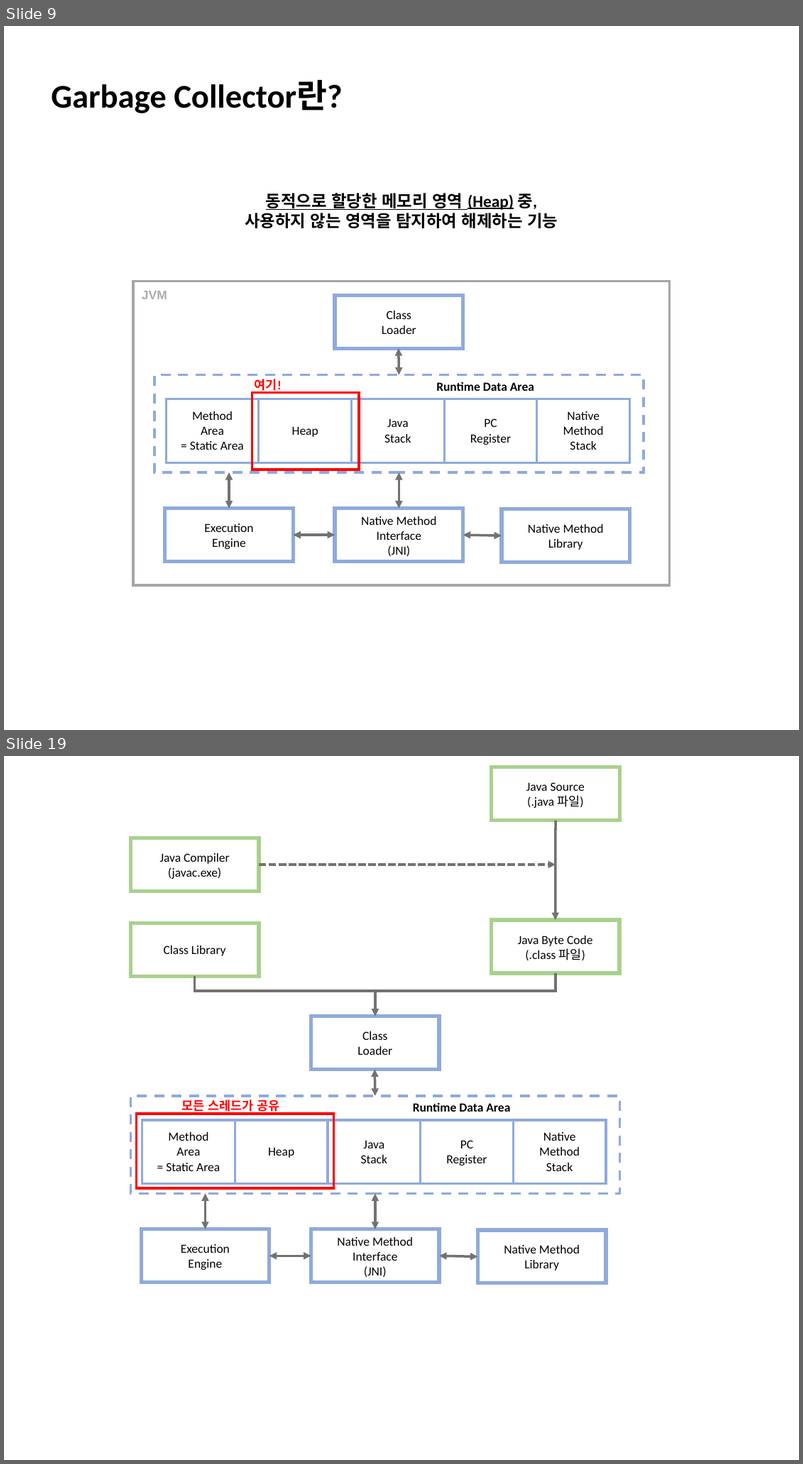
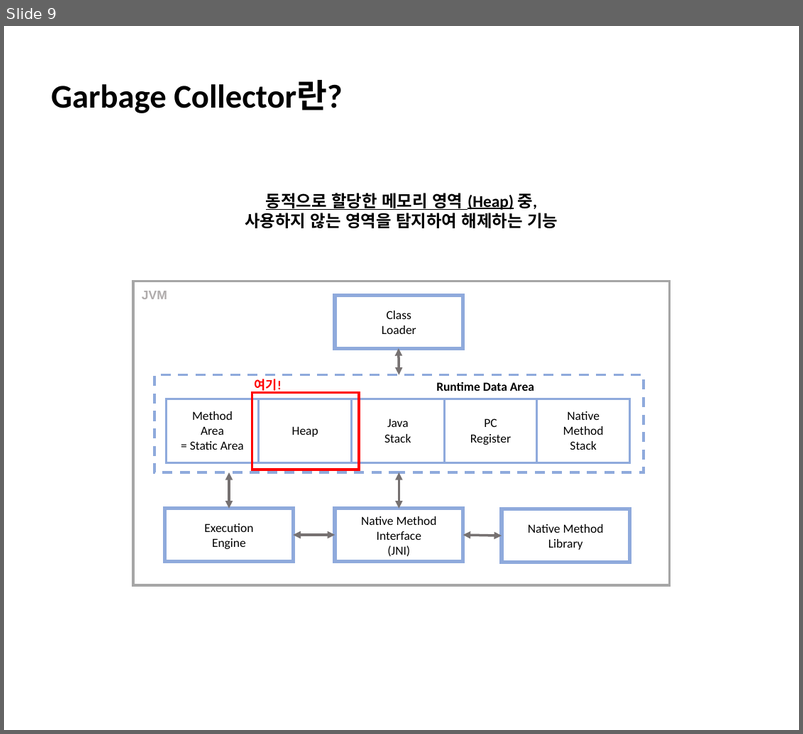
Before and after one commit to ChoSooMin/CS-Study, a slide deck: Java/Day 2_Garbage Collector.pptx. Shown one above the other, each under a label of ours: slides 9 and 19 before the commit, slide 9 after it; the slides between them are not shown. The pictures are 803x1464 and 803x734 pixels, drawn with LibreOffice and Linux fonts; fonts in the diff are those of the drawing. Boxes give left, top, right and bottom in pixels: in the first picture for what was removed or moved away, otherwise in the second. Text is boxed around its words. In the diff, an @@ line names an element or a change of style, - is before the commit and + after.

Commit message:
[Java] Garbage Collector

```diff
--- a/Java/Day 2_Garbage Collector.pptx
+++ b/Java/Day 2_Garbage Collector.pptx
@@ slide 19 removed at (4, 756, 799, 1460), background #FFFFFF @@
@@ rectangle removed at (492, 767, 620, 821) @@
-Java Source
-(.java 파일)
@@ rectangle removed at (130, 838, 259, 892) @@
-Java Compiler
-(javac.exe)
@@ arrow removed from (556, 821) to (556, 920) @@
@@ arrow removed from (259, 865) to (556, 865) @@
@@ rectangle removed at (130, 923, 259, 976) @@
-Class Library
@@ rectangle removed at (491, 920, 620, 973) @@
-Java Byte Code
-(.class 파일)
@@ elbow line removed from (195, 976) to (556, 973) @@
@@ arrow removed from (375, 992) to (375, 1016) @@
@@ rectangle removed at (311, 1016, 439, 1069) @@
-Class
-Loader
@@ double arrow removed from (375, 1070) to (375, 1096) @@
@@ rectangle removed at (130, 1096, 620, 1194) @@
@@ rectangle removed at (137, 1114, 334, 1188) @@
@@ text removed at (182, 1100, 280, 1114) @@
-모든 스레드가 공유
@@ text removed at (413, 1102, 510, 1112) @@
-Runtime Data Area
@@ table removed at (142, 1120, 608, 1184), 1 rows, 5 columns @@
-Method / Area / = Static Area | Heap | Java / Stack | PC / Register | Native / Method / Stack
@@ double arrow removed from (205, 1194) to (205, 1230) @@
@@ double arrow removed from (375, 1194) to (375, 1230) @@
@@ rectangle removed at (141, 1230, 270, 1283) @@
-Execution
-Engine
@@ rectangle removed at (311, 1230, 439, 1283) @@
-Native Method
-Interface
-(JNI)
@@ rectangle removed at (478, 1230, 607, 1284) @@
-Native Method
-Library
@@ double arrow removed from (311, 1257) to (270, 1257) @@
@@ double arrow removed from (478, 1257) to (439, 1257) @@
```
Also in this commit, not shown: 7 slides changed, 31 slides added, 19 other slides removed.
